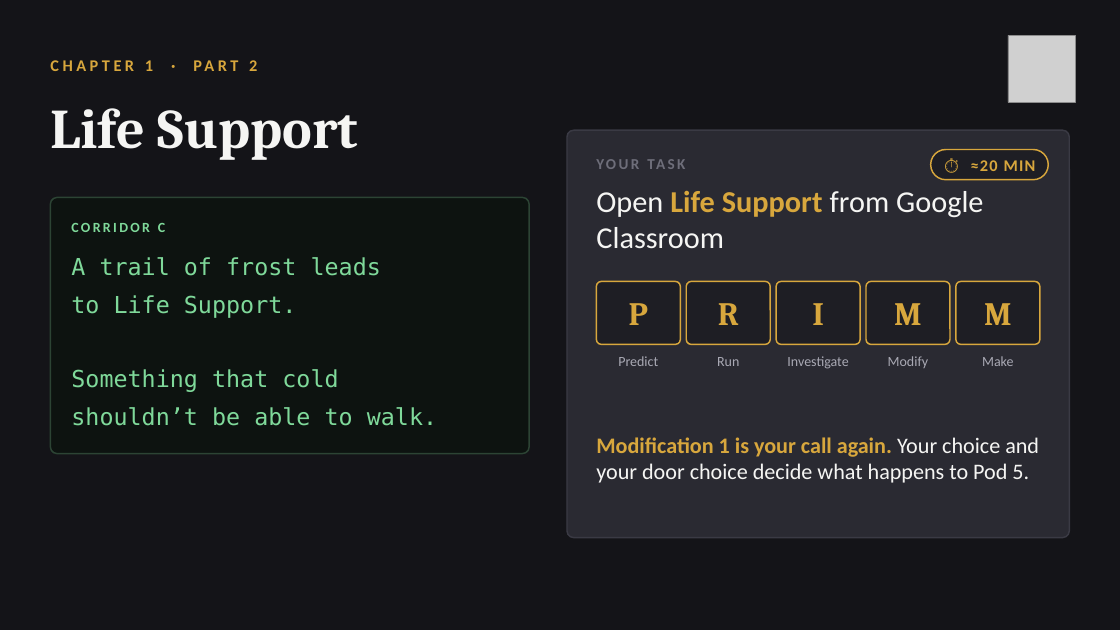
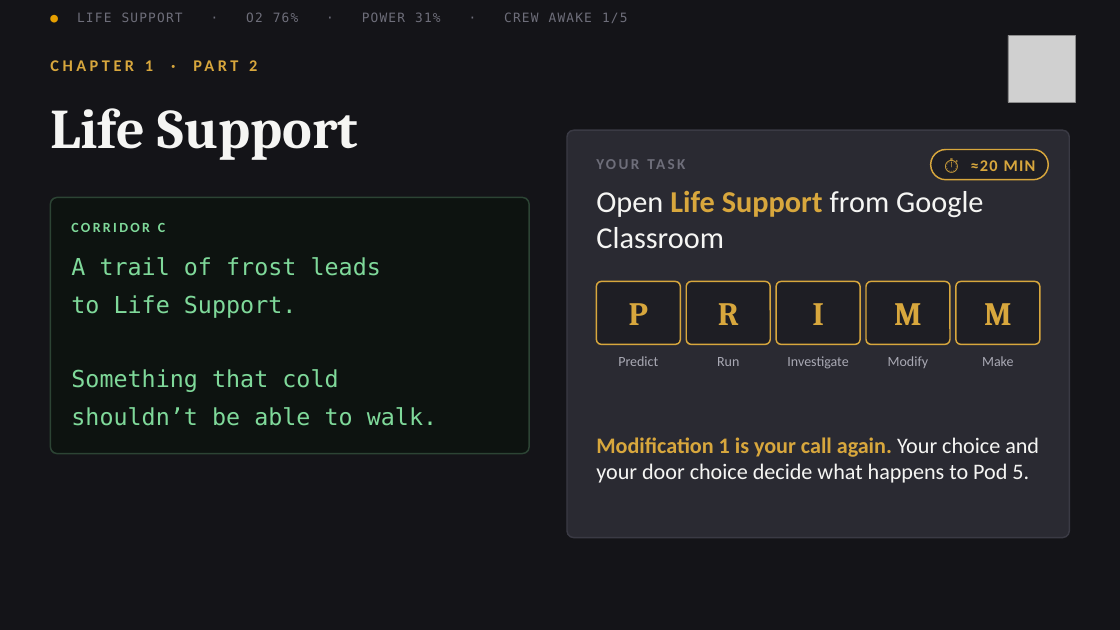
Before and after one commit to OGAComputing/interactive, a slide deck: slide 19 of _presentations/Y9_Python/L1_Python_Refresh.pptx (slide 18 before the commit). Drawn at 1120x630 pixels with LibreOffice and Linux fonts; fonts in the diff are those of the drawing; grey boxes stand for pictures; background and template pictures are left out. Boxes give left, top, right and bottom in pixels: in the first picture for what was removed or moved away, otherwise in the second. Text is boxed around its words. In the diff, an @@ line names an element or a change of style, - is before the commit and + after.

```diff
--- a/_presentations/Y9_Python/L1_Python_Refresh.pptx
+++ b/_presentations/Y9_Python/L1_Python_Refresh.pptx
@@ text added at (x1=77, y1=12, x2=628, y2=23), 11 pt, text #6E6E7A @@
+● LIFE SUPPORT · O2 76% · POWER 31% · CREW AWAKE 1/5
```
Also in this commit, not shown: 15 other slides changed, 2 slides added, 1 slide removed, 26 other files.
